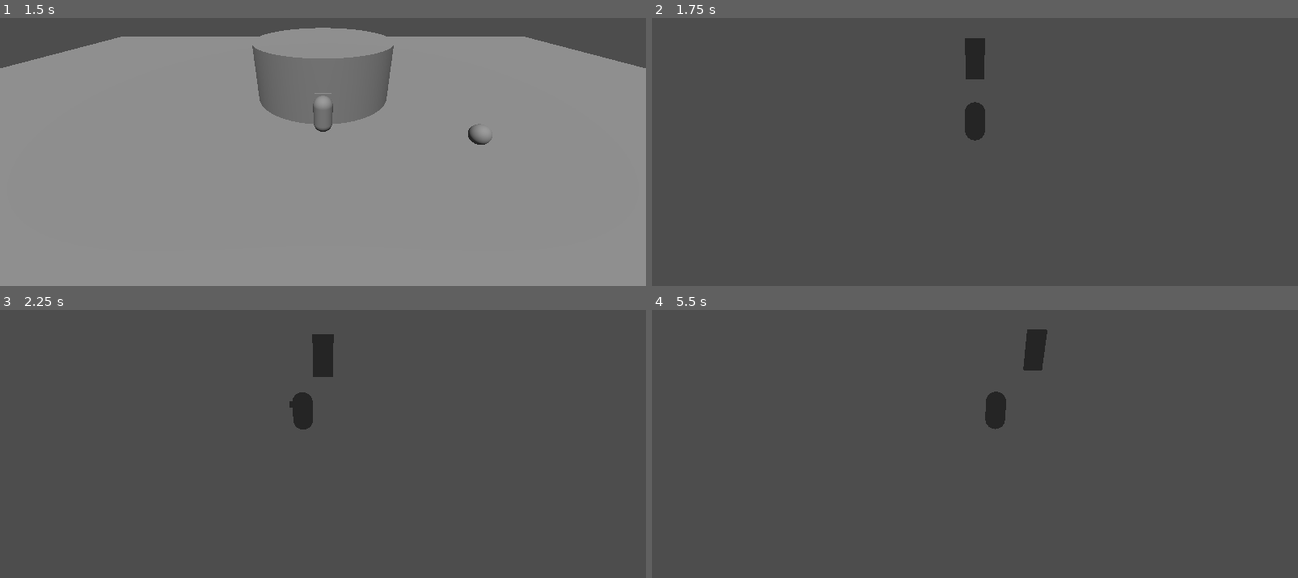
Above: before the commit, frames 1-4 (two rows, left to right).
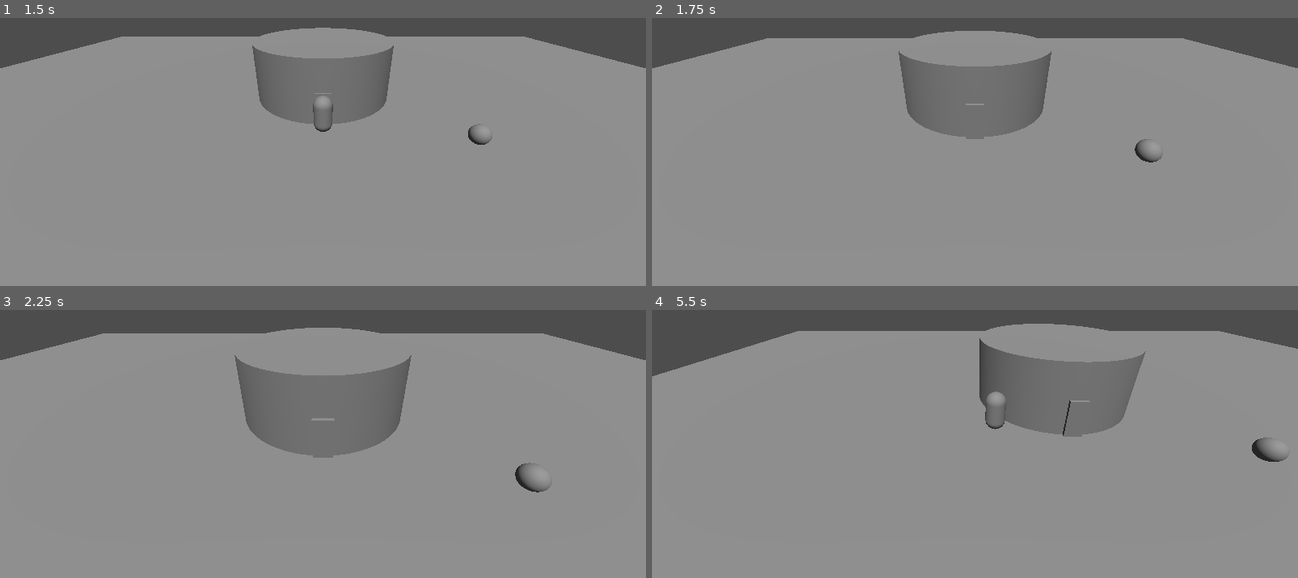
Above: after the commit, the same moments.

Repository: mnedel-ops/tcc
Game: Godot game, scene res://scenes/main.tscn
Same seed, same stepped clock (60 frames per second), same inputs: the game is played once before the commit and once after it. Before the commit the project starts from res://main.tscn.
Inputs:
- Up to frame 1 (1.5 s): tap Enter at 0.5 s; hold W (menu_up) from 0.53 s (still down)
- Up to frame 2 (1.75 s): keep holding W (menu_up)
- Up to frame 3 (2.25 s): release W (menu_up) at 2.03 s; hold A (move_left) from 2.03 s (still down)
- Up to frame 4 (5.5 s): release A (move_left) at 3.53 s; hold S (menu_down) 3.53-4.28 s; hold D (menu_right) 4.28-5.03 s; hold W (menu_up) from 5.03 s (still down)

Frame 1 is identical in both runs. In frame 2, 90% of the frame differs, in the area x 0-100%, y 4-100%; in frame 3, 89%; in frame 4, 89%.

Commit message:
loucura do git

Diff:
--- a/jogo/tcc-movement/Inventory/interactable_item.tscn
+++ b/jogo/tcc-movement/Inventory/interactable_item.tscn
@@ -7,7 +7,7 @@
 
 [sub_resource type="SphereMesh" id="SphereMesh_uvdoe"]
 
-[node name="InteractableItem" type="Area3D" unique_id=1606038511]
+[node name="InteractableItem" type="Area3D" unique_id=1606038511 groups=["collectible"]]
 collision_layer = 4
 collision_mask = 0
 script = ExtResource("1_item")
--- a/jogo/tcc-movement/project.godot
+++ b/jogo/tcc-movement/project.godot
@@ -20,6 +20,7 @@
 collectible=""
 player=""
 scene_manager=""
+npc=""
 
 [input]
 
@@ -142,7 +143,10 @@
 
 [layer_names]
 
+3d_physics/layer_1="Player"
+3d_physics/layer_2="Environmetn"
 3d_physics/layer_3="Item"
+3d_physics/layer_4="NPC"
 
 [physics]
 
--- a/jogo/tcc-movement/main.tscn
+++ b/jogo/tcc-movement/scenes/main.tscn
@@ -1,9 +1,9 @@
 [gd_scene format=3 uid="uid://qpi32vuj8vcr"]
 
 [ext_resource type="PackedScene" uid="uid://cvnumu170lca7" path="res://Player/player.tscn" id="1_ig7tw"]
-[ext_resource type="Script" uid="uid://bed66nl4l3rew" path="res://scene_manager.gd" id="1_lquwl"]
+[ext_resource type="Script" uid="uid://bed66nl4l3rew" path="res://scenes/scene_manager.gd" id="1_lquwl"]
 [ext_resource type="Script" uid="uid://i8hwn8g0i6hc" path="res://Player/camera_rig.gd" id="2_0xm2m"]
-[ext_resource type="PackedScene" uid="uid://yxvf5eisronk" path="res://scene_1.tscn" id="2_1bvp3"]
+[ext_resource type="PackedScene" uid="uid://yxvf5eisronk" path="res://scenes/scene_1.tscn" id="2_1bvp3"]
 [ext_resource type="PackedScene" uid="uid://i02ouo6uredv" path="res://Interfaces/menu_pause.tscn" id="3_h2yge"]
 
 [node name="main" type="Node3D" unique_id=1718374945]
--- a/jogo/tcc-movement/scene_1.tscn
+++ b/jogo/tcc-movement/scenes/scene_1.tscn
@@ -1,7 +1,8 @@
 [gd_scene format=3 uid="uid://yxvf5eisronk"]
 
-[ext_resource type="Script" uid="uid://cq0o7r4jvvodg" path="res://porta.gd" id="1_3sd7o"]
+[ext_resource type="Script" uid="uid://cq0o7r4jvvodg" path="res://scenes/porta.gd" id="1_3sd7o"]
 [ext_resource type="PackedScene" uid="uid://lkv7cq3sslkk" path="res://Inventory/interactable_item.tscn" id="2_3xosi"]
+[ext_resource type="PackedScene" uid="uid://dbysqb5jauvro" path="res://npc.tscn" id="3_cn2eb"]
 
 [sub_resource type="Environment" id="Environment_3xosi"]
 
@@ -34,16 +35,19 @@
 
 [node name="StaticBody3D" type="StaticBody3D" parent="." unique_id=1613718894]
 collision_layer = 2
+collision_mask = 9
 
 [node name="CollisionShape3D" type="CollisionShape3D" parent="StaticBody3D" unique_id=40167014]
 transform = Transform3D(1, 0, 0, 0, 1, 0, 0, 0, 1, 0, -0.25, 0)
 shape = SubResource("BoxShape3D_icno0")
 
 [node name="MeshInstance3D" type="MeshInstance3D" parent="StaticBody3D" unique_id=2059899732]
+layers = 2
 mesh = SubResource("PlaneMesh_3xosi")
 
 [node name="DoorTo2" type="Area3D" parent="." unique_id=1359538025]
 transform = Transform3D(1, 0, 0, 0, 1, 0, 0, 0, 1, 0, 0, -4.6339803)
+collision_mask = 2
 script = ExtResource("1_3sd7o")
 target_level_path = "uid://dxh818mftoswm"
 target_spawn_point = "SpawnPoint2"
@@ -60,5 +64,8 @@
 transform = Transform3D(1, 0, 0, 0, 1, 0, 0, 0, 1, 0, 1.5124393, -5.2117906)
 mesh = SubResource("CylinderMesh_3xosi")
 
-[node name="InteractableItem" parent="." unique_id=1606038511 groups=["collectible"] instance=ExtResource("2_3xosi")]
+[node name="InteractableItem" parent="." unique_id=1606038511 instance=ExtResource("2_3xosi")]
 transform = Transform3D(1, 0, 0, 0, 1, 0, 0, 0, 1, 7.6044545, 1.9073486e-06, -3.6319332)
+
+[node name="NPC" parent="." unique_id=844920822 instance=ExtResource("3_cn2eb")]
+transform = Transform3D(1, 0, 0, 0, 1, 0, 0, 0, 1, -1.7835724, 1.0164676, -4.679837)
--- a/jogo/tcc-movement/scene_2.tscn
+++ b/jogo/tcc-movement/scenes/scene_2.tscn
@@ -1,6 +1,6 @@
 [gd_scene format=3 uid="uid://dxh818mftoswm"]
 
-[ext_resource type="Script" uid="uid://cq0o7r4jvvodg" path="res://porta.gd" id="1_3r24c"]
+[ext_resource type="Script" uid="uid://cq0o7r4jvvodg" path="res://scenes/porta.gd" id="1_3r24c"]
 
 [sub_resource type="BoxShape3D" id="BoxShape3D_icno0"]
 size = Vector3(20, 0.5, 20)
Renamed: jogo/tcc-movement/porta.gd -> jogo/tcc-movement/scenes/porta.gd
Renamed: jogo/tcc-movement/porta.gd.uid -> jogo/tcc-movement/scenes/porta.gd.uid
Renamed: jogo/tcc-movement/scene_manager.gd -> jogo/tcc-movement/scenes/scene_manager.gd
Renamed: jogo/tcc-movement/scene_manager.gd.uid -> jogo/tcc-movement/scenes/scene_manager.gd.uid
